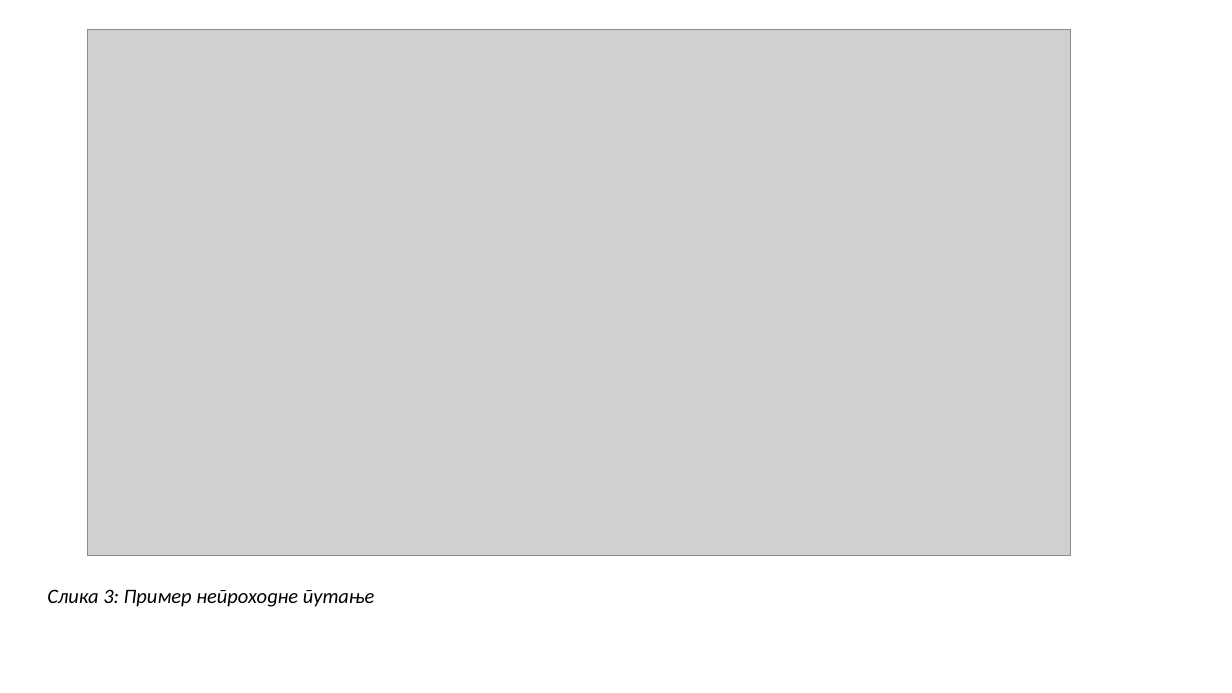
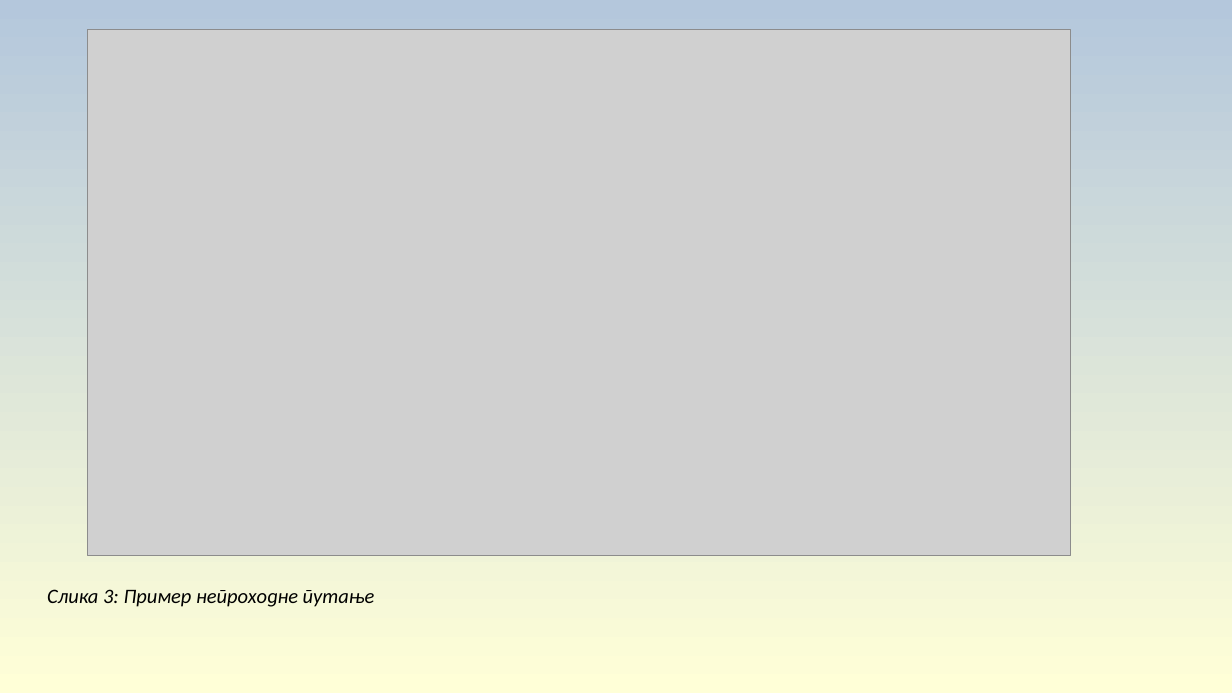
Before and after one commit to fongsd/Topologija, a slide deck: slide 6 of Тополошко планирање путање за навигацију кроз гужву .pptx. Drawn at 1232x693 pixels with LibreOffice and Linux fonts; fonts in the diff are those of the drawing; grey boxes stand for pictures. Boxes give left, top, right and bottom in pixels: in the first picture for what was removed or moved away, otherwise in the second. Text is boxed around its words. In the diff, an @@ line names an element or a change of style, - is before the commit and + after.

```diff
--- a/Тополошко планирање путање за навигацију кроз гужву .pptx
+++ b/Тополошко планирање путање за навигацију кроз гужву .pptx
@@ background #FFFFFF to gradient #B4C7DC to #FFFFD7 @@
```
Also in this commit, not shown: 14 other slides changed, 2 other files.
